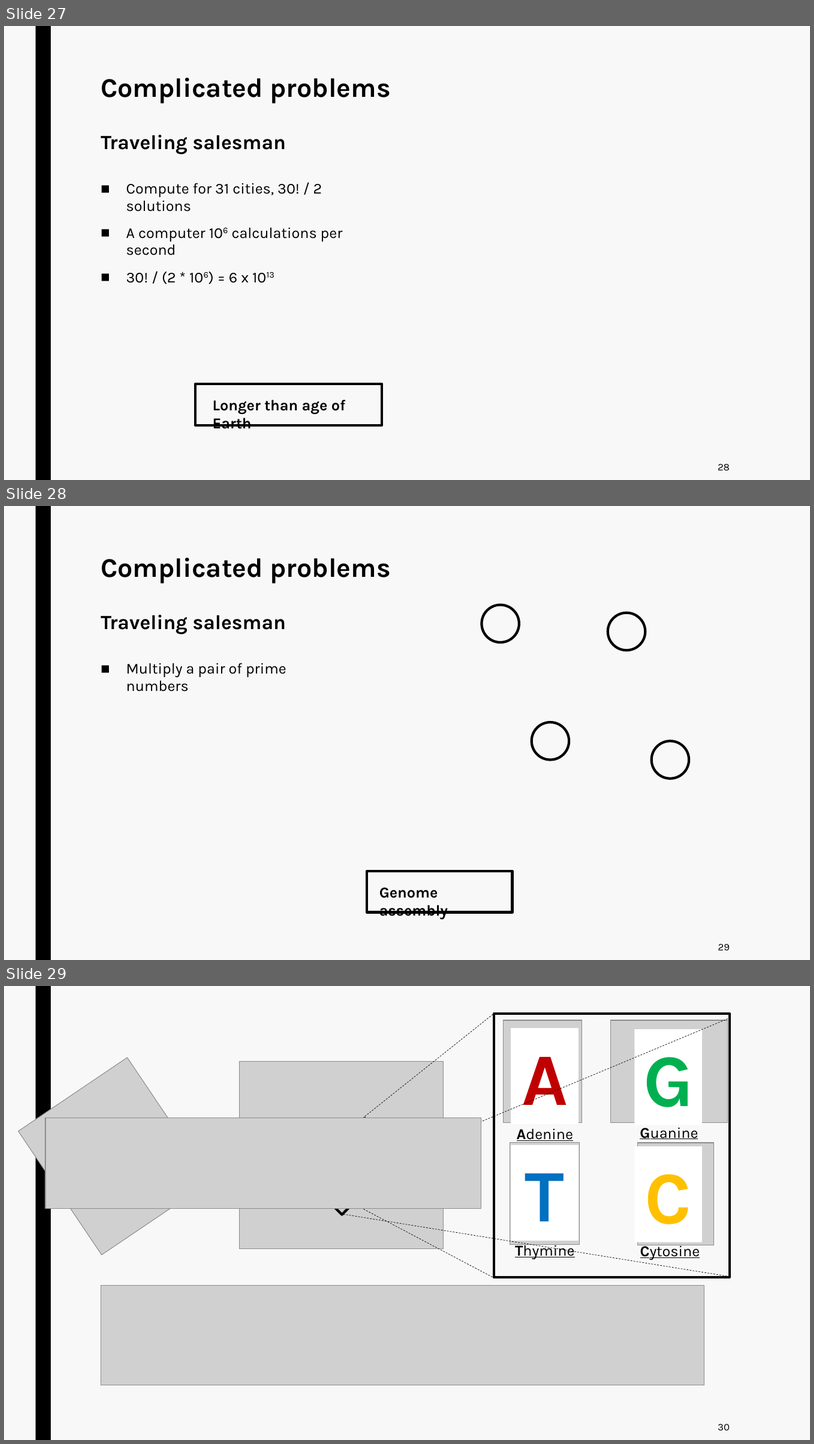
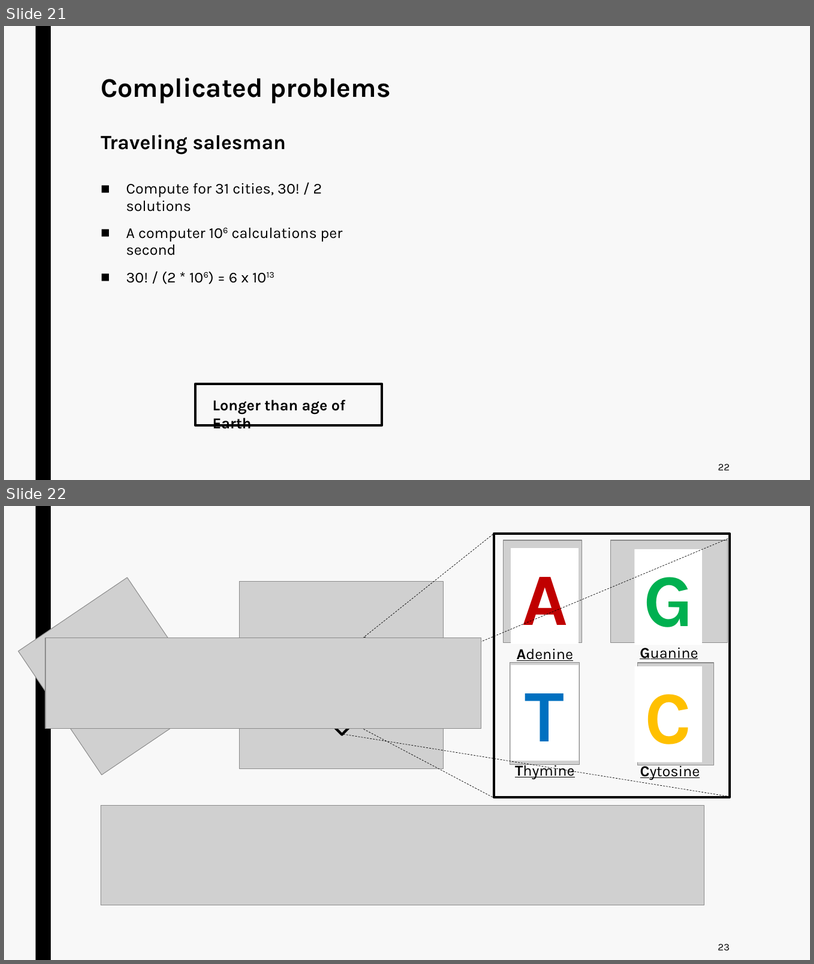
Before and after one commit to jurtasun/presentations, a slide deck: 202306_LMS_Complexity/230619_LMS_Complexity.ppt. Shown one above the other, each under a label of ours: slides 27, 28 and 29 before the commit, slides 21 and 22 after it. The pictures are 814x1444 and 814x964 pixels, drawn with LibreOffice and Linux fonts; fonts in the diff are those of the drawing; grey boxes stand for pictures. Boxes give left, top, right and bottom in pixels: in the first picture for what was removed or moved away, otherwise in the second. Text is boxed around its words. In the diff, an @@ line names an element or a change of style, - is before the commit and + after.

```diff
--- a/202306_LMS_Complexity/230619_LMS_Complexity.ppt
+++ b/202306_LMS_Complexity/230619_LMS_Complexity.ppt
@@ slide 28 removed at <box>4,506,810,960</box>, background #F8F8F8; not listed: 1 template element that a slide beside it also shows @@
@@ title removed at <box>101,558,390,634</box> @@
-Complicated problems
-Traveling salesman
@@ ellipse removed at <box>482,604,519,642</box> @@
@@ ellipse removed at <box>608,612,646,650</box> @@
@@ text removed at <box>126,663,287,691</box> @@
-■ Multiply a pair of prime numbers
@@ ellipse removed at <box>532,722,570,759</box> @@
@@ ellipse removed at <box>652,741,689,778</box> @@
@@ rectangle removed at <box>367,871,513,912</box> @@
@@ text removed at <box>380,887,448,919</box> @@
-Genome assembly
@@ page number removed at <box>719,943,730,950</box> @@
-29
@@ what was slide 27 is now slide 21 @@
@@ page number at <box>719,463,730,470</box>: text changed @@
-28
+22
@@ what was slide 29 is now slide 22 @@
@@ page number at <box>718,943,730,950</box>: text changed @@
-30
+23
```
Also in this commit, not shown: 7 slides changed, 5 other slides removed.
